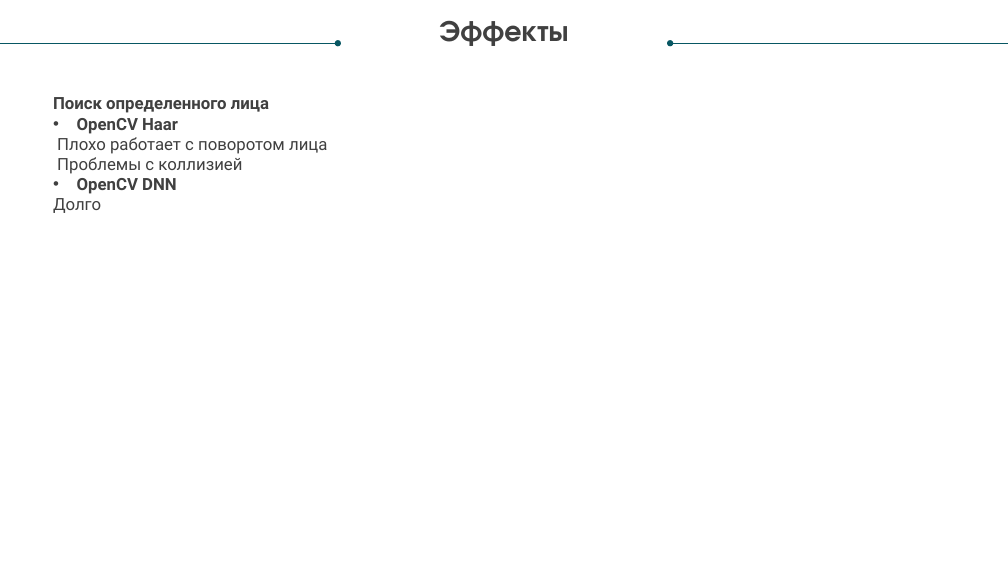
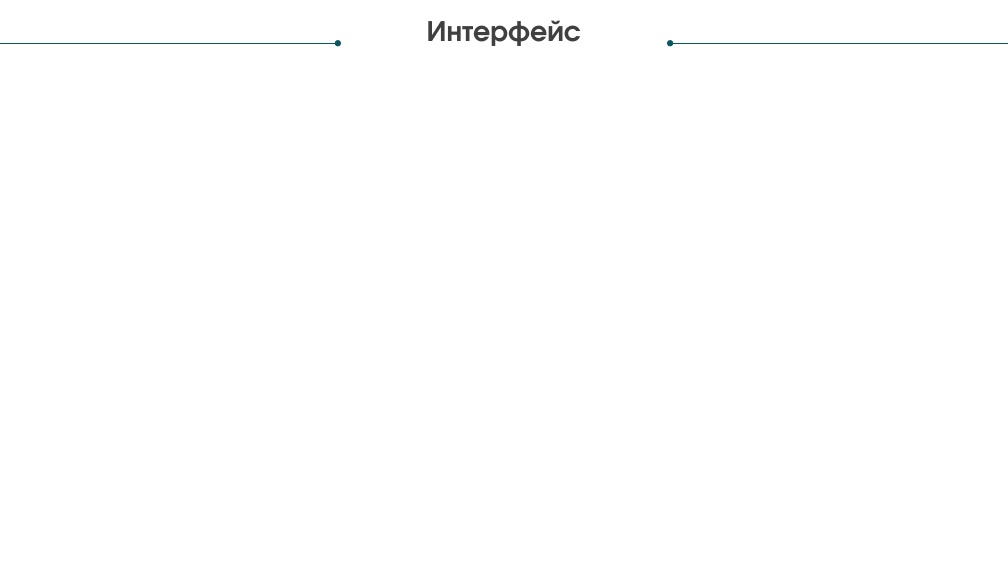
Before and after one commit to YoungMayne/Anonimus, a slide deck: slide 8 of Presentation.pptx (slide 7 before the commit). Drawn at 1008x567 pixels with LibreOffice and Linux fonts; fonts in the diff are those of the drawing. Boxes give left, top, right and bottom in pixels: in the first picture for what was removed or moved away, otherwise in the second. Text is boxed around its words. In the diff, an @@ line names an element or a change of style, - is before the commit and + after.

```diff
--- a/Presentation.pptx
+++ b/Presentation.pptx
@@ text at bbox=[427, 20, 581, 46]: text changed @@
-Эффекты
+Интерфейс
@@ text removed at bbox=[53, 97, 327, 213] @@
-Поиск определенного лица
-• OpenCV Haar
-Плохо работает с поворотом лица
-Проблемы с коллизией
-• OpenCV DNN
-Долго
```
Also in this commit, not shown: 4 other slides changed, 3 slides added, 4 slides removed.
